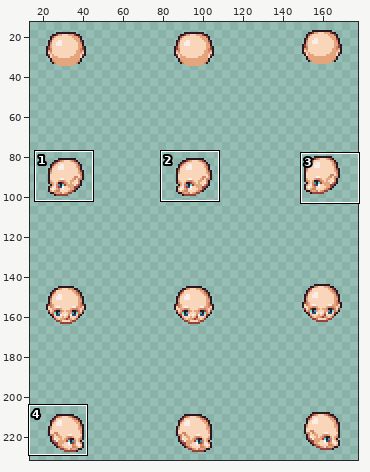
A sprite sheet gets an edit: Characters/Heads (Adult)/Head 03 - Elderly/Idle.png. The picture above shows the old version from afar; the outline marks the close-up.
Close-up. As it was:
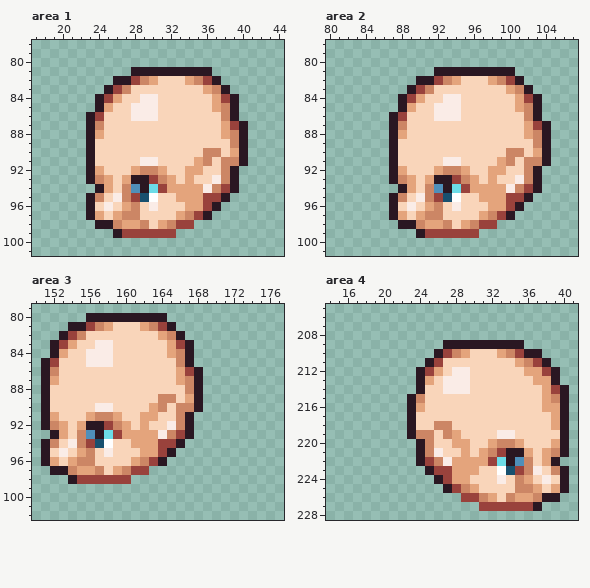
The file is 192x256 pixels. Shown: area 1: x 17..44, y 78..101; area 2: x 80..107, y 78..101; area 3: x 150..177, y 79..102; area 4: x 14..41, y 205..228. The wide view leaves out empty margins. The commit also changed other parts of the picture, which this record leaves out.
The same view after the edit:
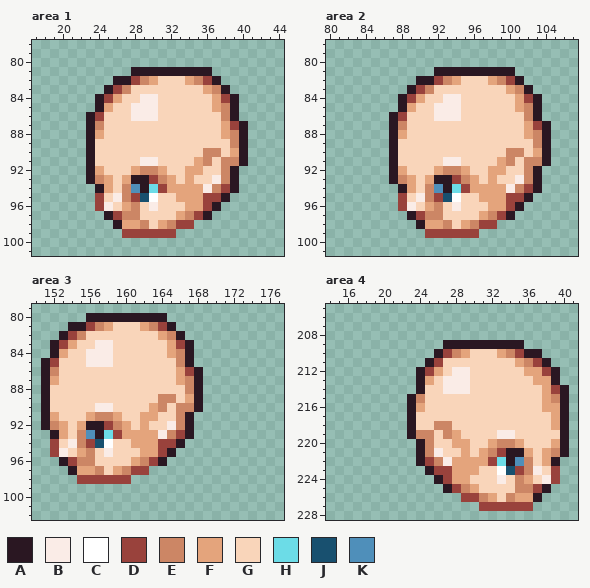
Palette (. is transparent): A #2a1722  B #faece7  C #ffffff  D #99423c  E #cc8665  F #e4a47c  G #f9d5ba  H #6cdce7  J #18506f  K #4f8fba
The edit:
Changed rows in their new state; - is an unchanged pixel.
Area 1:
first column x 23:
 95 .D--
 96 .D--
 97 ..AD
 98 -..A
 99 ---.
Area 2:
first column x 87:
 95 .D--
 96 .D--
 97 ..AD
 98 -..A
 99 ---.
Area 3:
first column x 151:
 94 .D--
 95 .D--
 96 ..AD
 97 -..A
 98 ---.
Area 4:
first column x 37:
223 --D.
224 --D.
225 DA..
226 A..-
227 .---
